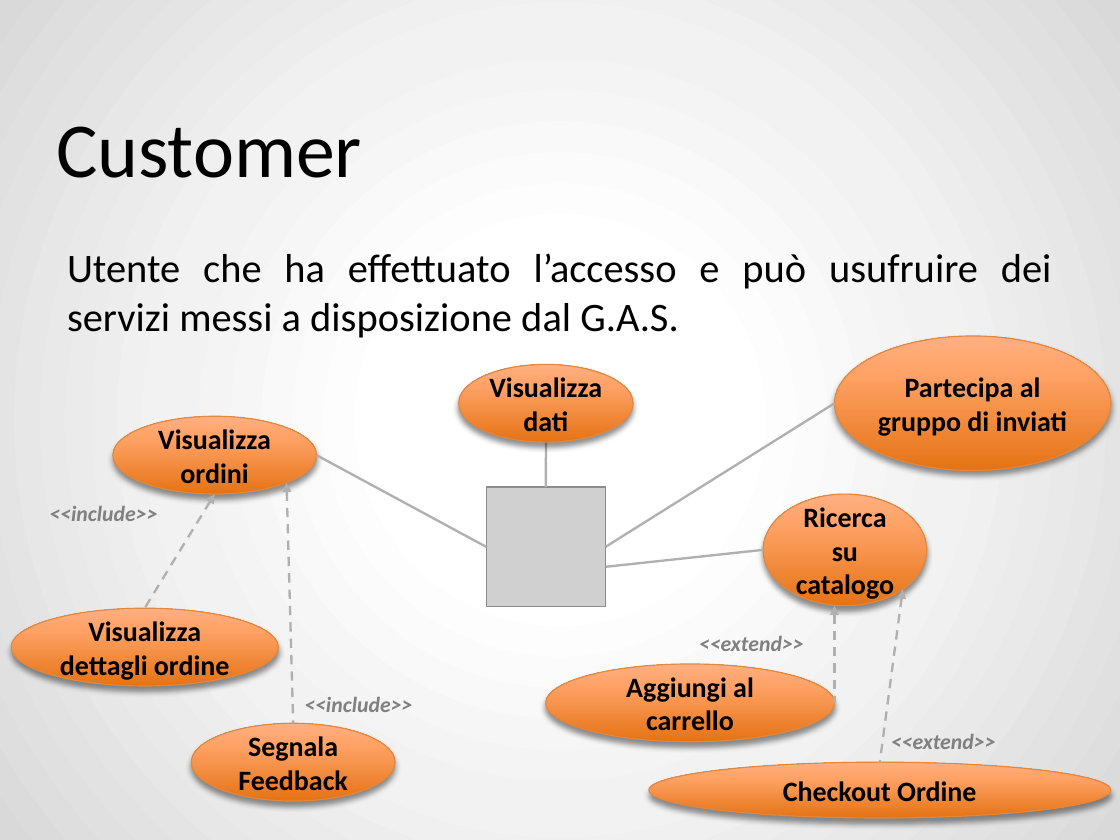
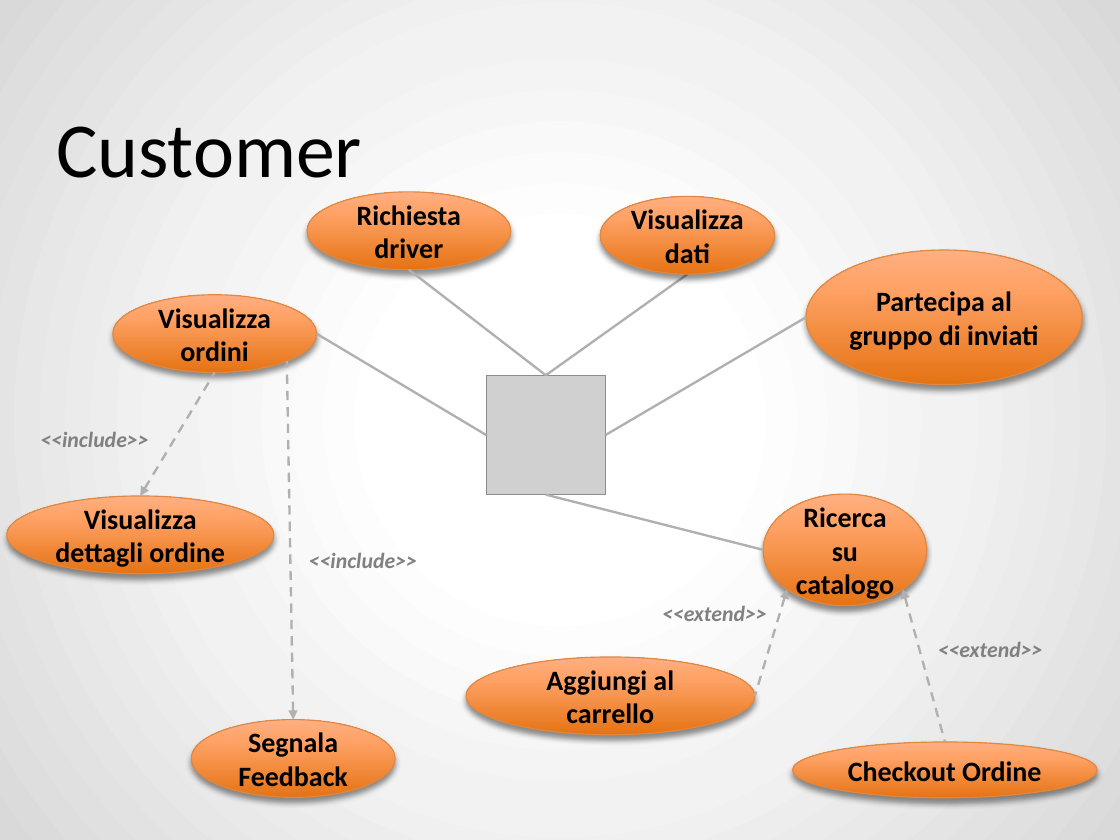
Before and after one commit to ZhangUranus/amicidelgas, a slide deck: slide 7 of SeamAmiciDelGas/risorse_gassose/presentazione_demo/SeamAmiciDelGas - finale.pptx (slide 6 before the commit). Drawn at 1120x840 pixels with LibreOffice and Linux fonts; fonts in the diff are those of the drawing; grey boxes stand for pictures; background and template pictures are left out. Boxes give left, top, right and bottom in pixels: in the first picture for what was removed or moved away, otherwise in the second. Text is boxed around its words. In the diff, an @@ line names an element or a change of style, - is before the commit and + after.

```diff
--- a/SeamAmiciDelGas/risorse_gassose/presentazione_demo/SeamAmiciDelGas - finale.pptx
+++ b/SeamAmiciDelGas/risorse_gassose/presentazione_demo/SeamAmiciDelGas - finale.pptx
@@ ellipse added at <box>307,192,511,269</box>, fill gradient #E67314 to #FFA367 to #FFB083, outline #E08840 0.75 pt, 18 pt, text #000000, bold @@
+Richiesta driver
@@ ellipse "Visualizza dati": place and size @@
-ellipse "Visualizza dati" at <box>459,364,634,441</box>
+ellipse "Visualizza dati" at <box>600,196,775,273</box>
@@ text removed at <box>67,253,1052,338</box> @@
-Utente che ha effettuato l’accesso e può usufruire dei servizi messi a disposizione dal G.A.S.
@@ ellipse "Partecipa al gruppo di inviati": place and size @@
-ellipse "Partecipa al gruppo di inviati" at <box>834,336,1111,470</box>
+ellipse "Partecipa al gruppo di inviati" at <box>806,250,1083,384</box>
@@ ellipse "Visualizza ordini": place and size @@
-ellipse "Visualizza ordini" at <box>113,417,317,494</box>
+ellipse "Visualizza ordini" at <box>113,295,317,372</box>
@@ line added from (409, 270) to (545, 375), #B1B1B1 1.5 pt @@
@@ line added from (688, 274) to (545, 375), #B1B1B1 1.5 pt @@
@@ line moved from (606, 547) - (834, 403) to (606, 435) - (806, 317) @@
@@ line moved from (486, 547) - (317, 455) to (486, 435) - (317, 334) @@
@@ arrow moved from (215, 494) - (144, 608) to (140, 496) - (215, 373) @@
@@ arrow moved from (287, 483) - (293, 724) to (293, 720) - (287, 361) @@
@@ picture: place and size @@
-picture at <box>486,487,606,607</box>
+picture at <box>486,375,606,495</box>
@@ text "<<include>>": place and size @@
-text "<<include>>" at <box>49,506,157,521</box>
+text "<<include>>" at <box>40,432,148,447</box>
@@ line removed from (547, 442) to (545, 487) @@
@@ ellipse "Visualizza dettagli ordine": place and size @@
-ellipse "Visualizza dettagli ordine" at <box>11,608,278,685</box>
+ellipse "Visualizza dettagli ordine" at <box>7,496,273,573</box>
@@ line moved from (606, 567) - (763, 550) to (545, 495) - (763, 550) @@
@@ text "<<include>>": place and size @@
-text "<<include>>" at <box>304,697,412,712</box>
+text "<<include>>" at <box>309,553,417,568</box>
@@ text "<<extend>>": place and size @@
-text "<<extend>>" at <box>699,636,804,651</box>
+text "<<extend>>" at <box>662,606,767,621</box>
@@ arrow moved from (834, 606) - (834, 703) to (787, 589) - (755, 696) @@
@@ arrow moved from (903, 589) - (880, 763) to (903, 589) - (945, 741) @@
@@ ellipse "Aggiungi al carrello": place and size @@
-ellipse "Aggiungi al carrello" at <box>545,664,834,741</box>
+ellipse "Aggiungi al carrello" at <box>466,657,755,735</box>
@@ text "<<extend>>": place and size @@
-text "<<extend>>" at <box>891,734,996,749</box>
+text "<<extend>>" at <box>938,642,1043,657</box>
@@ ellipse "Segnala Feedback": place and size @@
-ellipse "Segnala Feedback" at <box>192,724,395,801</box>
+ellipse "Segnala Feedback" at <box>192,720,395,797</box>
@@ ellipse "Checkout Ordine": place and size @@
-ellipse "Checkout Ordine" at <box>648,763,1110,819</box>
+ellipse "Checkout Ordine" at <box>793,741,1098,797</box>
```
Also in this commit, not shown: 25 other slides changed, 12 slides added, 4 slides removed.
